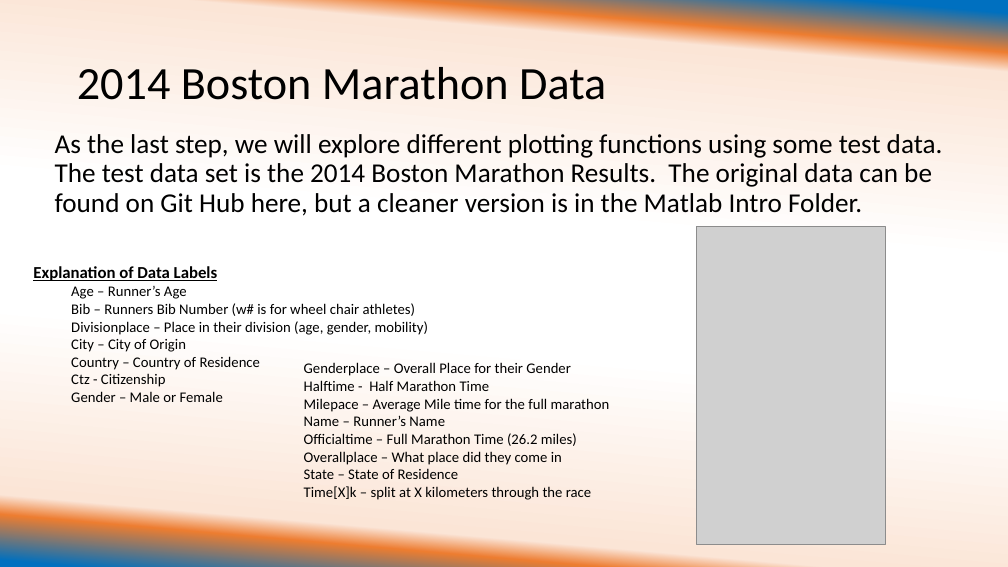
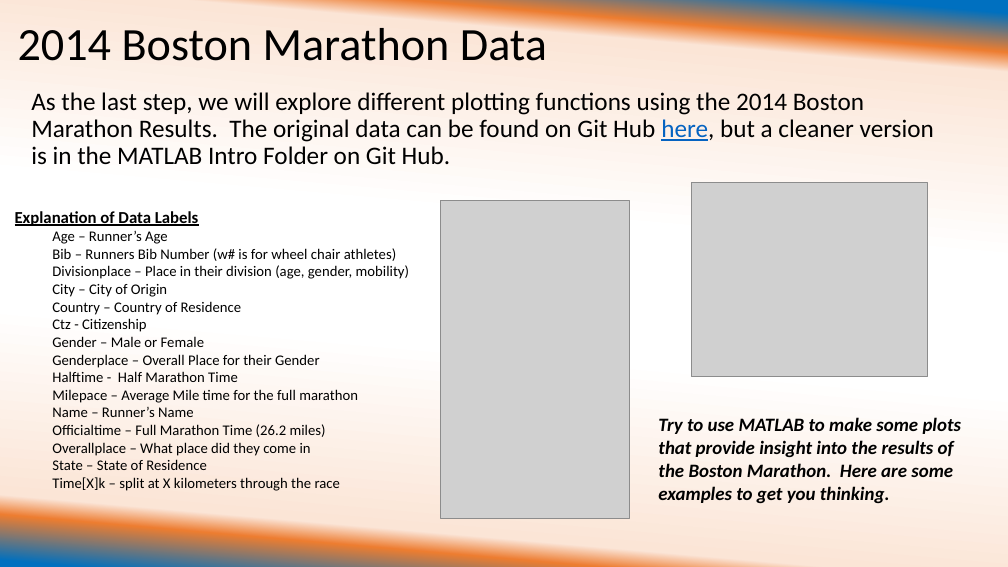
Before and after one commit to ehuemill/Intro-to-Matlab, a slide deck: slide 20 of Day 1 of Crash Course/University of Illinois REU Introduction to Matlab Day 1 with examples.pptx (slide 14 before the commit). Drawn at 1008x567 pixels with LibreOffice and Linux fonts; fonts in the diff are those of the drawing; grey boxes stand for pictures. Boxes give left, top, right and bottom in pixels: in the first picture for what was removed or moved away, otherwise in the second. Text is boxed around its words. In the diff, an @@ line names an element or a change of style, - is before the commit and + after.

Commit message:
Finishing Touches on Presentations
I finished up Day 2, changed the spelling of MATLAB to be all caps
throughout, and made sure that the "This is what mine looks like" was
included for each example in both days.

```diff
--- a/Day 1 of Crash Course/University of Illinois REU Introduction to Matlab Day 1 with examples.pptx
+++ b/Day 1 of Crash Course/University of Illinois REU Introduction to Matlab Day 1 with examples.pptx
@@ title "2014 Boston Marathon Data" rewrapped from <box>77,67,606,100</box> to <box>18,22,547,61</box> @@
@@ text at <box>31,92,934,165</box>: text changed; size 25.9 to 24 pt @@
-As the last step, we will explore different plotting functions using some test data. The test data set is the 2014 Boston Marathon Results. The original data can be found on Git Hub here, but a cleaner version is in the Matlab Intro Folder.
+As the last step, we will explore different plotting functions using the 2014 Boston Marathon Results. The original data can be found on Git Hub here, but a cleaner version is in the MATLAB Intro Folder on Git Hub.
@@ text "Explanation of Data Labels": place and size @@
-text "Explanation of Data Labels" at <box>33,266,428,402</box>
+text "Explanation of Data Labels" at <box>15,211,409,491</box>
@@ picture: place and size @@
-picture at <box>697,227,886,544</box>
+picture at <box>441,201,630,518</box>
@@ picture added at <box>691,183,927,377</box> @@
@@ text at <box>52,354,358,491</box>: paragraphs added @@
+  Genderplace – Overall Place for their Gender
+  Halftime - Half Marathon Time
+  Milepace – Average Mile time for the full marathon
+  Name – Runner’s Name
+  Officialtime – Full Marathon Time (26.2 miles)
+  Overallplace – What place did they come in
+  State – State of Residence
+  Time[X]k – split at X kilometers through the race
@@ text removed at <box>304,362,610,500</box> @@
-  Genderplace – Overall Place for their Gender
-  Halftime - Half Marathon Time
-  Milepace – Average Mile time for the full marathon
-  Name – Runner’s Name
-  Officialtime – Full Marathon Time (26.2 miles)
-  Overallplace – What place did they come in
-  State – State of Residence
-  Time[X]k – split at X kilometers through the race
@@ text added at <box>658,417,962,504</box>, 18 pt, text #000000, bold, italic @@
+Try to use MATLAB to make some plots that provide insight into the results of the Boston Marathon. Here are some examples to get you thinking.
```
Also in this commit, not shown: 12 other slides changed, 6 slides added, 1 slide removed, 16 other files.
